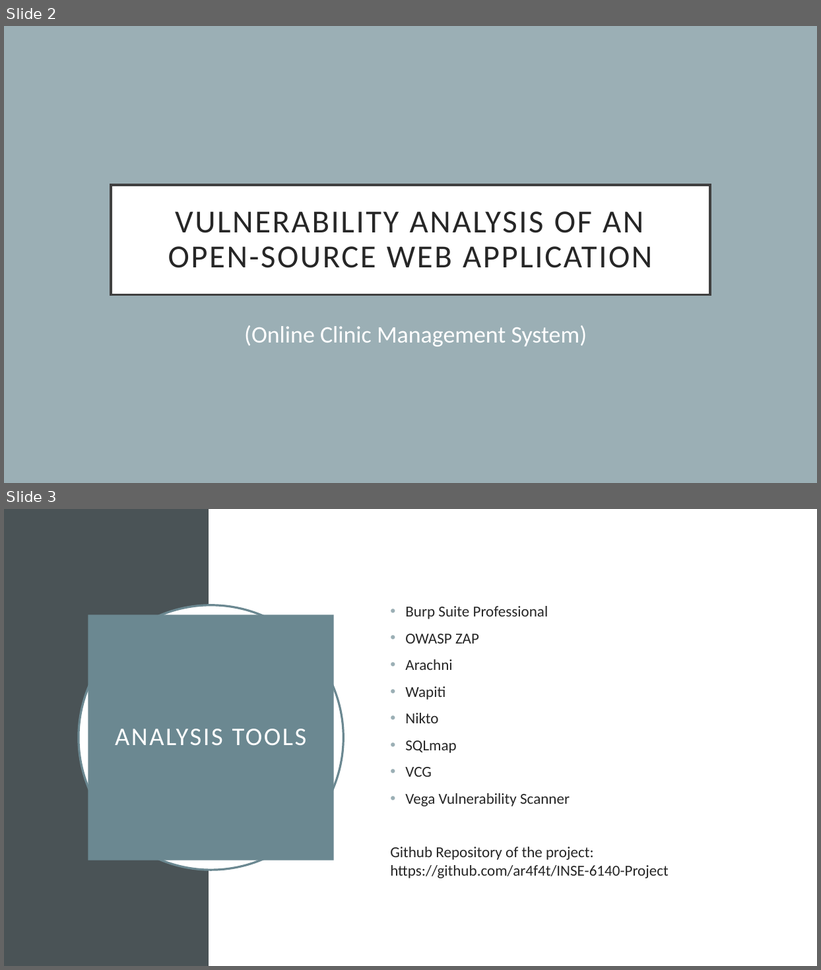
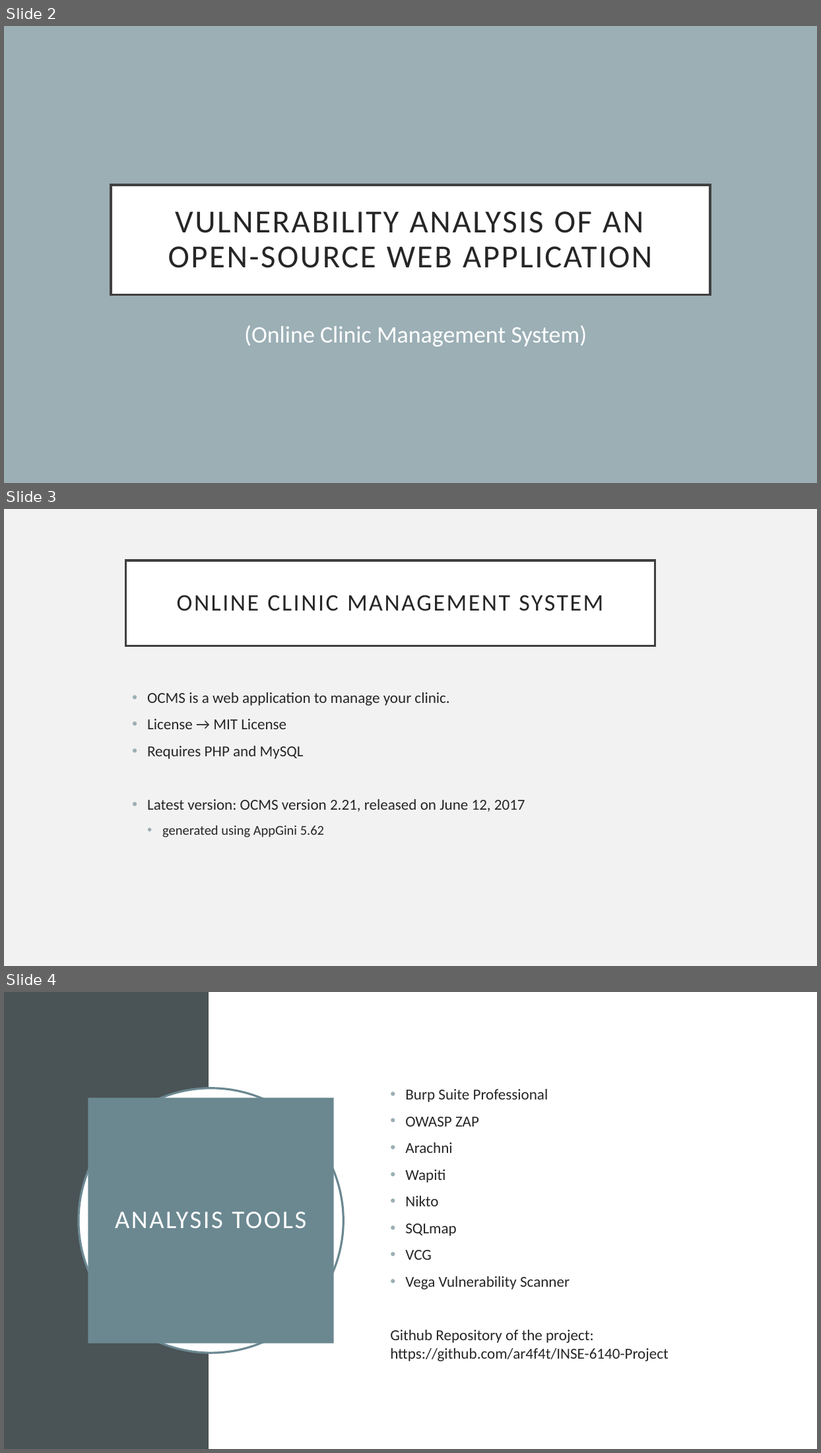
Before and after one commit to ar4f4t/INSE-6140-Project, a slide deck: Presentation Slides/Presentation Slide.pptx. Shown one above the other, each under a label of ours: slides 2 and 3 before the commit, slides 2, 3 and 4 after it. The pictures are 821x970 and 821x1453 pixels, drawn with LibreOffice and Linux fonts; fonts in the diff are those of the drawing. Boxes give left, top, right and bottom in pixels: in the first picture for what was removed or moved away, otherwise in the second. Text is boxed around its words. In the diff, an @@ line names an element or a change of style, - is before the commit and + after.

```diff
--- a/Presentation Slides/Presentation Slide.pptx
+++ b/Presentation Slides/Presentation Slide.pptx
@@ slide 3 added at bbox=[4, 509, 817, 966], background #F2F2F2 @@
@@ title added at bbox=[126, 560, 655, 646], fill #FFFFFF, outline #404040 2.5 pt, 28 pt, text #262626 @@
+ONLINE CLINIC MANAGEMENT SYSTEM
@@ text added at bbox=[147, 692, 525, 838], 18 pt, text #262626 @@
+• OCMS is a web application to manage your clinic.
+• License → MIT License
+• Requires PHP and MySQL
+• Latest version: OCMS version 2.21, released on June 12, 2017
+  • generated using AppGini 5.62
@@ what was slide 3 is now slide 4 @@
```
Also in this commit, not shown: 2 slides changed, 4 other slides added, 1 slide removed.
